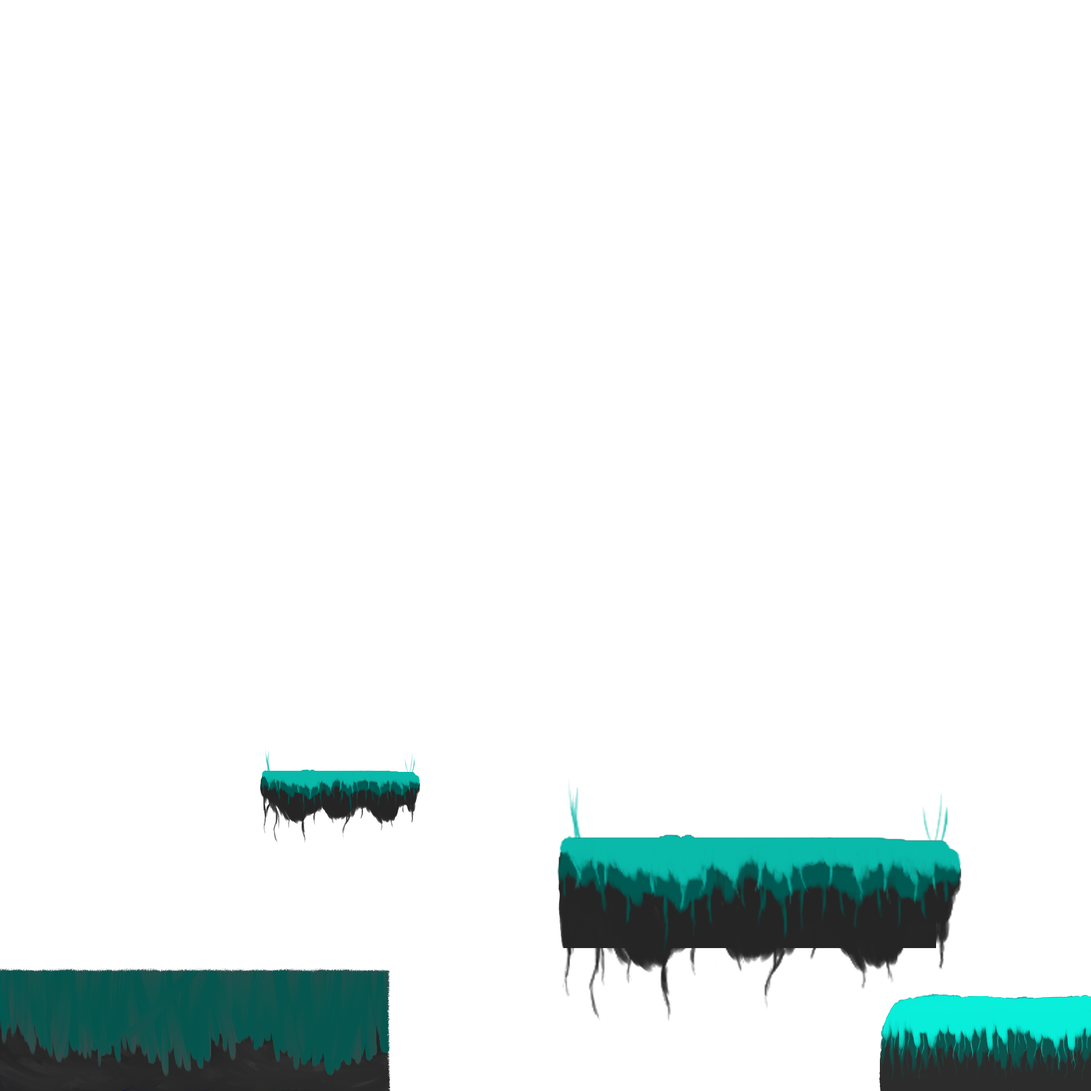
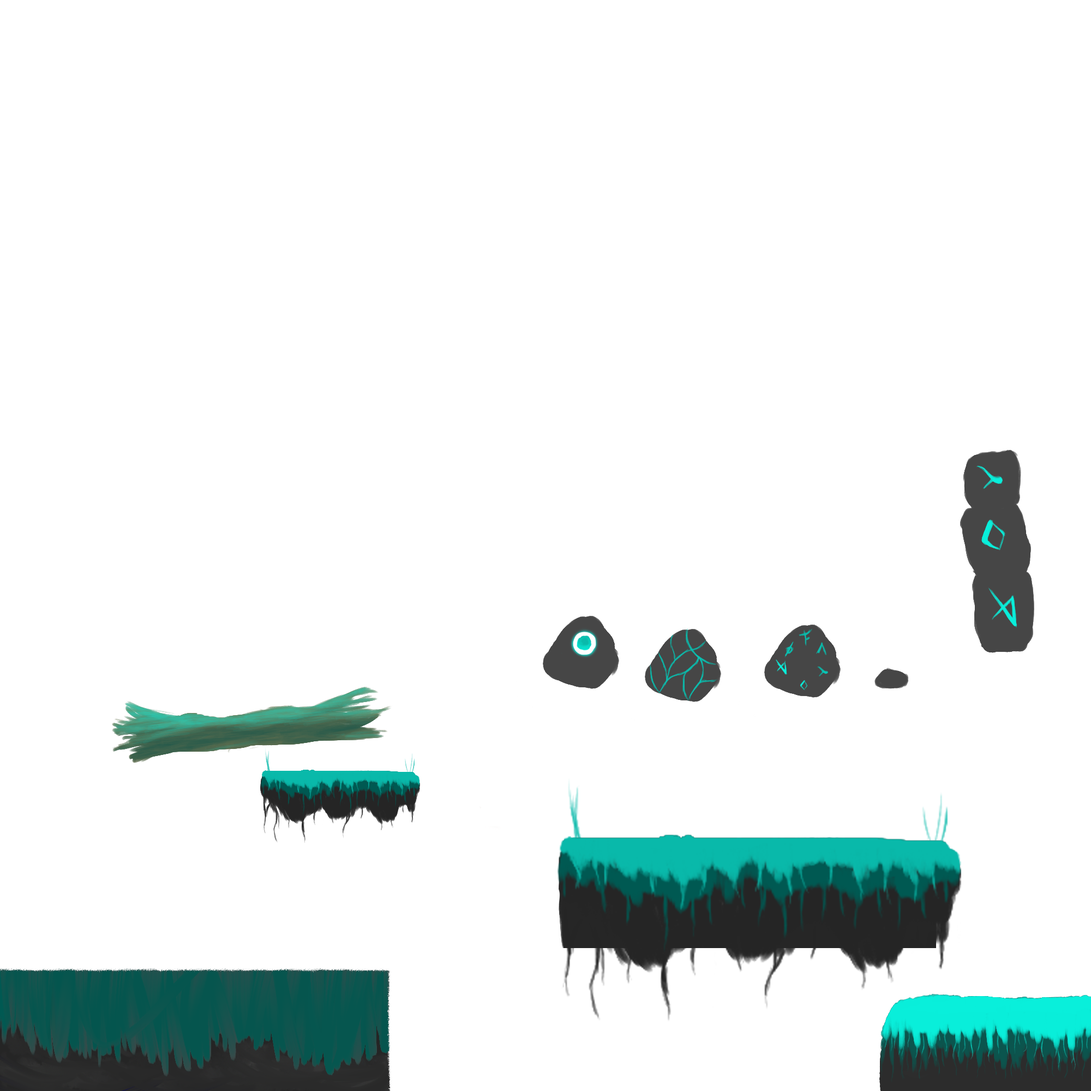
Before/after of a 1091px x 1091px layered artwork. What changed in the layer stack:
showed group "Trees" (6 layers) over bbox(111, 686, 500, 828)
showed group "Stones" (20 layers) over bbox(543, 449, 1035, 703)
